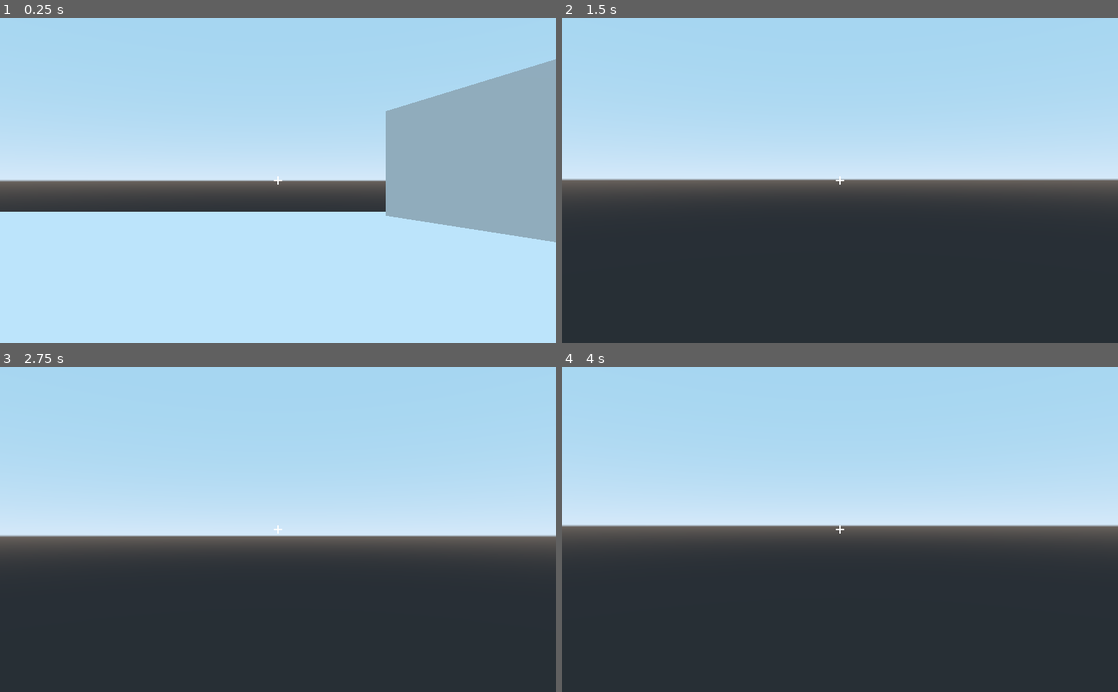
Above: before the commit, frames 1-4 (two rows, left to right).
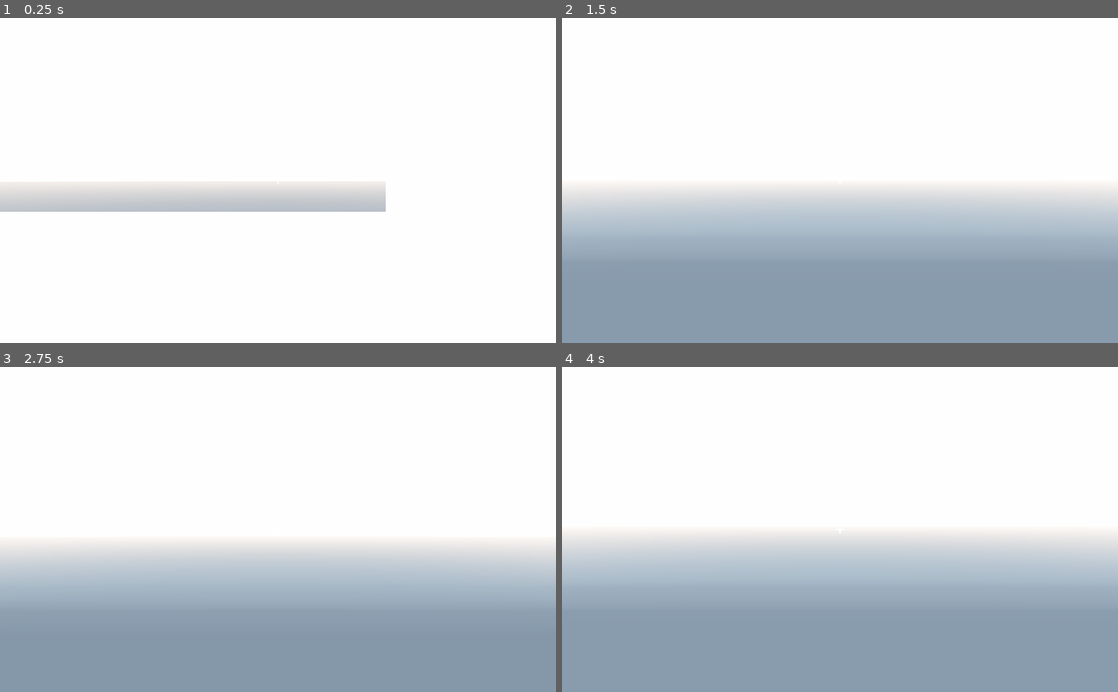
Above: after the commit, the same moments.

Repository: CheesecakeCG/chimeras
Game: Godot game, scene res://test/test.tscn
The game is run twice, just before and just after one commit, with the same random seed, the same clock (stepped at 60 frames per second) and the same inputs.
Inputs (mouse positions are in pixels of both pictures, inside the frame that each line leads up to):
- Up to frame 1 (0.25 s): no input
- Up to frame 2 (1.5 s): move the mouse to (867, 180) at 0.52 s; hold W from 0.53 s (still down); tap Space (player_jump) at 0.77 s; move the mouse to (812, 180) at 1.27 s
- Up to frame 3 (2.75 s): keep holding W; tap Space (player_jump) at 1.52 s; tap Enter at 2 s; move the mouse to (289, 523) at 2.02 s
- Up to frame 4 (4 s): keep holding W; tap Space (player_jump) at 2.75, 3.02, 3.77 s; move the mouse to (834, 536) at 2.77 s; tap Enter at 3.5 s; move the mouse to (878, 532) at 3.52 s

The runs differ from the first frame. In frame 1, 100% of the frame differs, in the area x 0-100%, y 0-100%; in frame 2, 100%; in frame 3, 100%; in frame 4, 100%.

Commit message:
Improved graphics

Diff:
--- a/default_env.tres
+++ b/default_env.tres
@@ -44,21 +44,21 @@
 fog_height_min = 0.0
 fog_height_max = 100.0
 fog_height_curve = 1.0
-tonemap_mode = 0
+tonemap_mode = 2
 tonemap_exposure = 1.0
 tonemap_white = 1.0
-auto_exposure_enabled = false
+auto_exposure_enabled = true
 auto_exposure_scale = 0.4
 auto_exposure_min_luma = 0.05
 auto_exposure_max_luma = 8.0
 auto_exposure_speed = 0.5
-ss_reflections_enabled = false
+ss_reflections_enabled = true
 ss_reflections_max_steps = 64
 ss_reflections_fade_in = 0.15
 ss_reflections_fade_out = 2.0
 ss_reflections_depth_tolerance = 0.2
 ss_reflections_roughness = true
-ssao_enabled = false
+ssao_enabled = true
 ssao_radius = 1.0
 ssao_intensity = 1.0
 ssao_radius2 = 0.0
@@ -80,7 +80,7 @@
 dof_blur_near_transition = 1.0
 dof_blur_near_amount = 0.1
 dof_blur_near_quality = 1
-glow_enabled = false
+glow_enabled = true
 glow_levels/1 = false
 glow_levels/2 = false
 glow_levels/3 = true
@@ -92,7 +92,7 @@
 glow_strength = 1.0
 glow_bloom = 0.0
 glow_blend_mode = 2
-glow_hdr_threshold = 1.0
+glow_hdr_threshold = 0.62
 glow_hdr_scale = 2.0
 glow_bicubic_upscale = false
 adjustment_enabled = false
